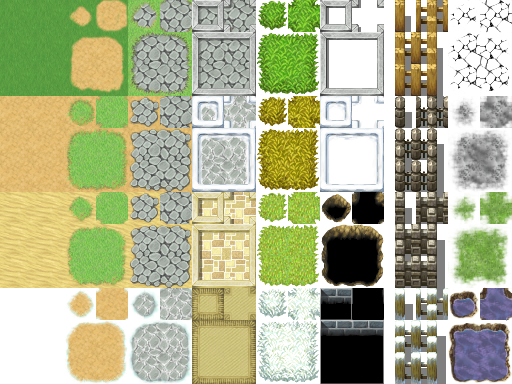
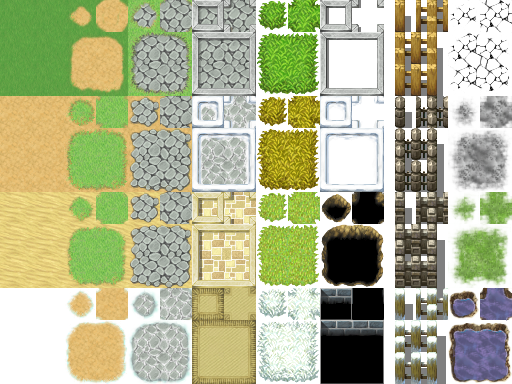
The second 512 x 384 image is a revision of the first. Changes to its layers:
"Layer": opacity 100% → 87%, painted on it over [0, 0, 128, 96]
